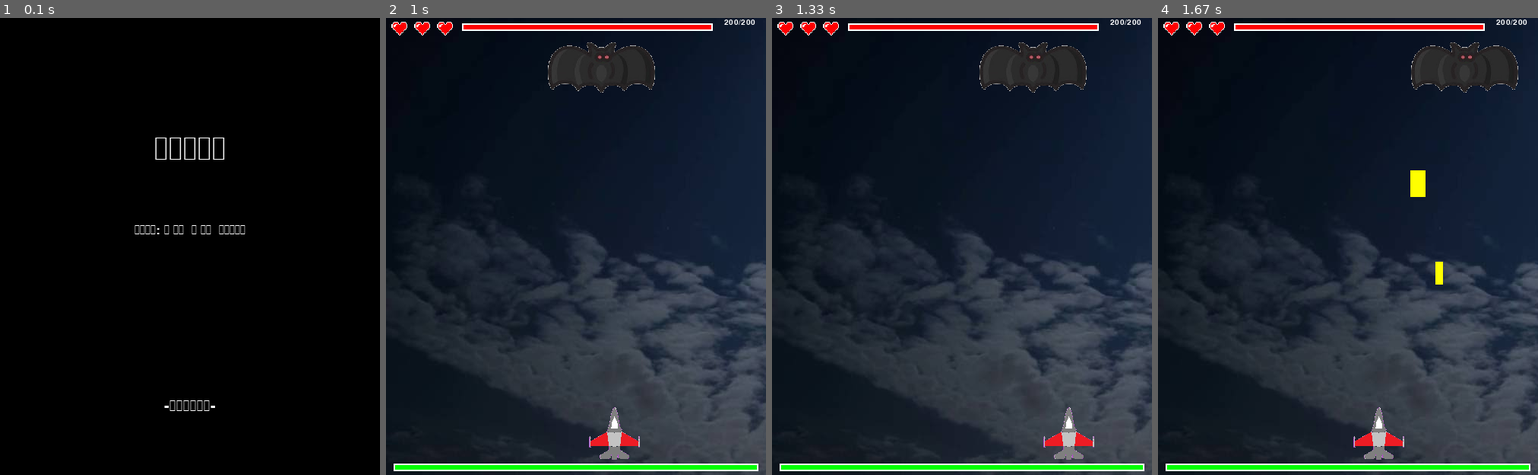
Above: before the commit, frames 1-4 (left to right).
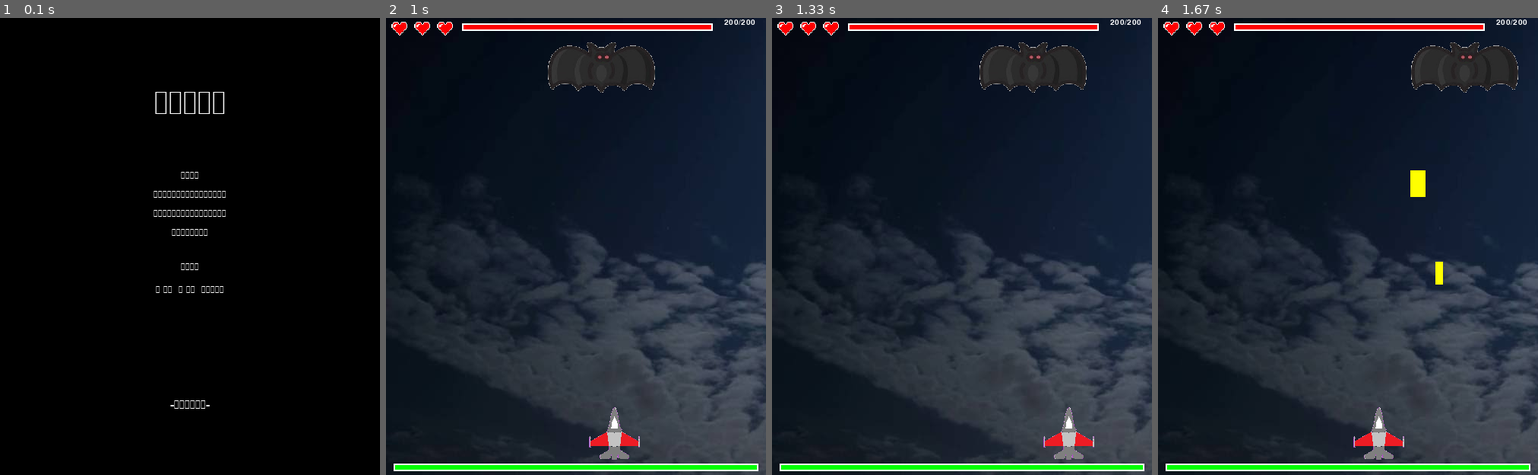
Above: after the commit, the same moments.

Repository: wendy062644/PyGame
Game: pygame game, started from PyGame遊戲練習.py
Two runs of this game, one before a commit and one after it. Both use one fixed random seed, a clock stepped at 60 frames per second and the inputs below.
Inputs:
- Up to frame 1 (0.1 s): no input
- Up to frame 2 (1 s): hold Right 0.33-0.8 s; hold Right from 0.83 s (still down)
- Up to frame 3 (1.33 s): release Right at 1.3 s
- Up to frame 4 (1.67 s): hold Left from 1.33 s (still down); tap Space at 1.4 s

The runs differ from the first frame. In frame 1, 1.5% of the frame differs, in the area x 35-65%, y 16-86%; in frame 2, nothing differs; in frame 3, nothing differs; in frame 4, nothing differs.

Commit message:
Update PyGame遊戲練習.py

Diff:
--- a/PyGame遊戲練習.py
+++ b/PyGame遊戲練習.py
@@ -43,9 +43,14 @@
     surf.blit(text_surface, text_rect)
 
 def draw_lobby():
-    draw_text(screen, '大戰外星人', 64, WIDTH/2, HEIGHT/4)
-    draw_text(screen, '遊戲說明: → 右移  ← 左移  空白鍵攻擊', 25, WIDTH/2, HEIGHT/2-30)
-    draw_text(screen, '-按任意建開始-', 30, WIDTH/2, HEIGHT-100)
+    draw_text(screen, '飛機冒險趣', 64, WIDTH/2, HEIGHT/4-60)
+    draw_text(screen, '遊戲說明', 20, WIDTH/2, HEIGHT/4 + 50)
+    draw_text(screen, '在一次的任務中，遇到一群具攻擊性', 20, WIDTH/2, HEIGHT/4 + 75)
+    draw_text(screen, '的不明生物，當前的首要目標是消滅', 20, WIDTH/2, HEIGHT/4 + 100)
+    draw_text(screen, '他們，並存活下來', 20, WIDTH/2, HEIGHT/4 + 125)
+    draw_text(screen, '操作說明', 20, WIDTH/2, HEIGHT*3/4-130)
+    draw_text(screen, '→ 右移  ← 左移  空白鍵攻擊', 20, WIDTH/2, HEIGHT*3/4-100)
+    draw_text(screen, '-按任意建開始-', 24, WIDTH/2, HEIGHT-100)
     pygame.display.update()
     waitting = True
     while waitting:
@@ -53,10 +58,12 @@
 
         for event in pygame.event.get():
             if event.type == pygame.QUIT:
-                waitting = False
+                return True
                 pygame.quit()
+                waitting = False
             elif event.type == pygame.KEYUP:
                 waitting = False
+                return False
 
 def draw_end():
     screen.blit(background_img, (0, 0))
@@ -217,7 +224,9 @@
 while running:
 
     if show_lobby:
-        draw_lobby()
+        close = draw_lobby()
+        if close:
+            break
         show_lobby = False
 
     TIME += 1
